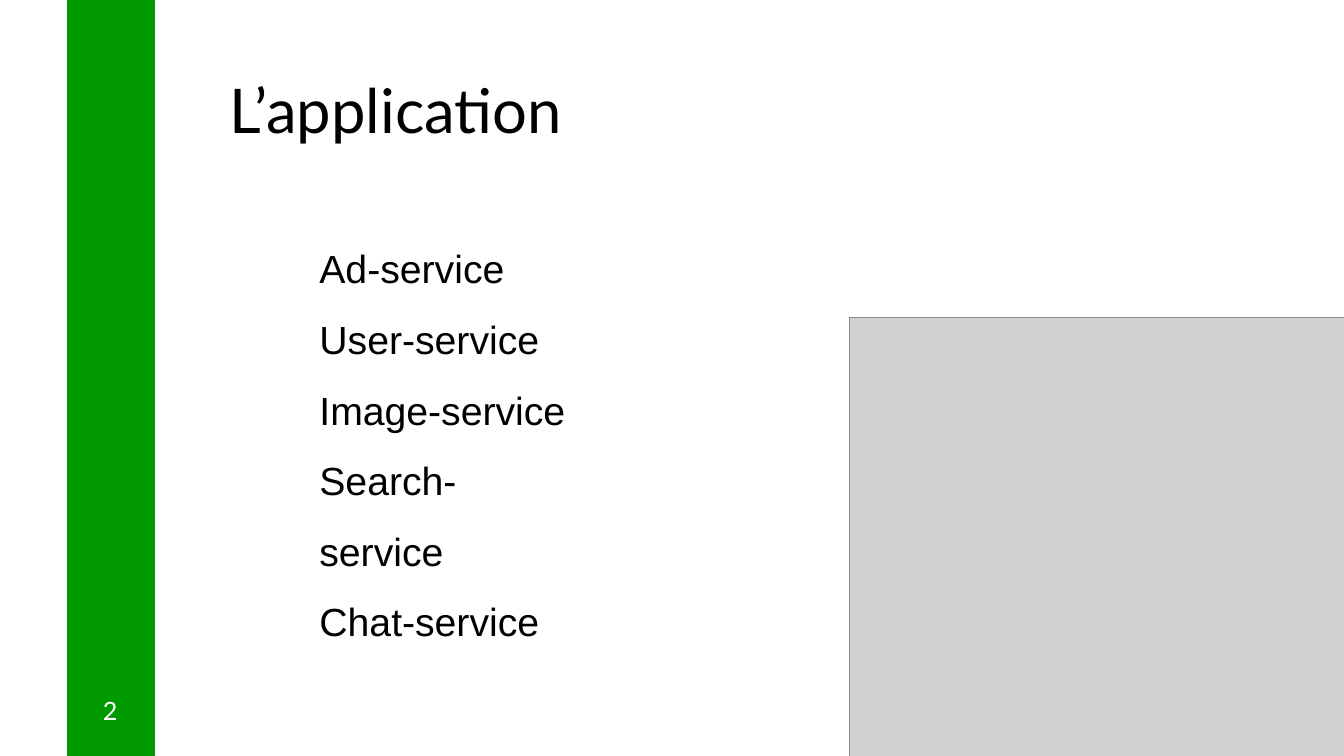
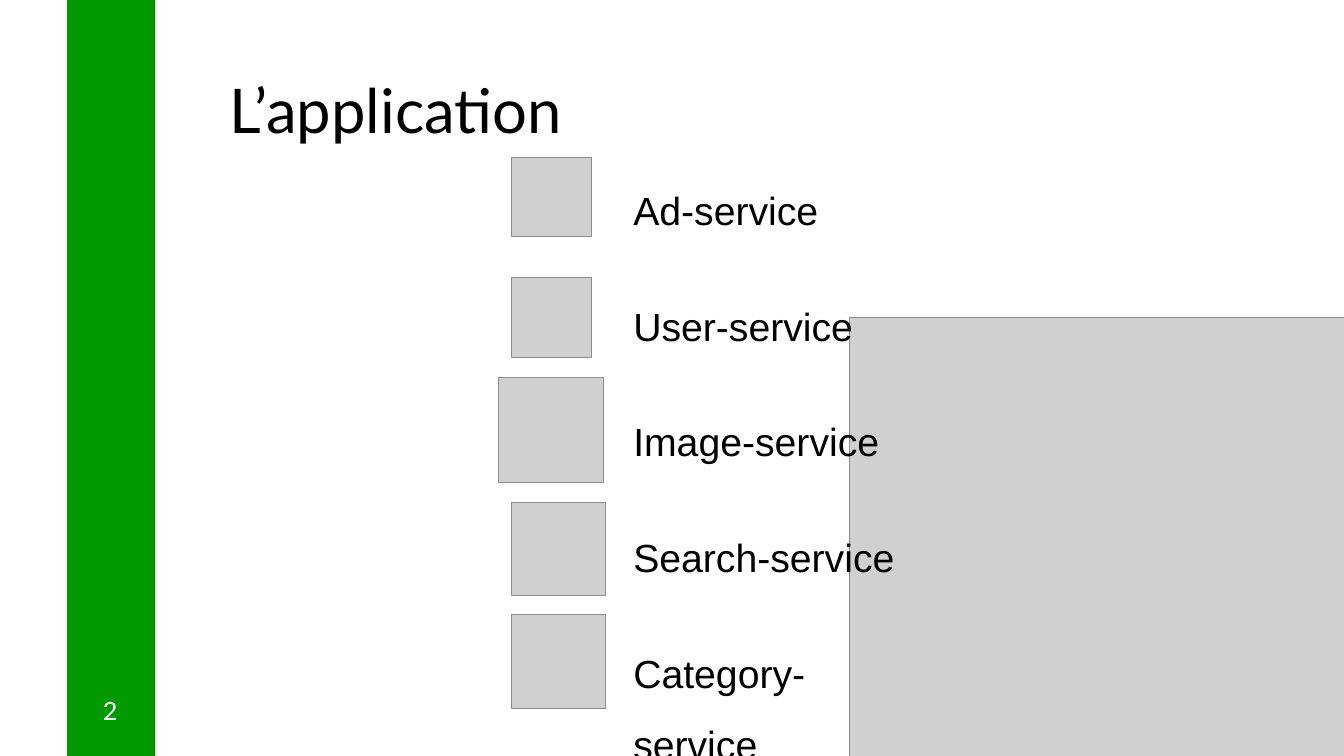
Before and after one commit to unige-pinfo-2019/PInfo2, a slide deck: slide 2 of Docs/Presentation/Pres_2.pptx. Drawn at 1344x756 pixels with LibreOffice and Linux fonts; fonts in the diff are those of the drawing; grey boxes stand for pictures. Boxes give left, top, right and bottom in pixels: in the first picture for what was removed or moved away, otherwise in the second. Text is boxed around its words. In the diff, an @@ line names an element or a change of style, - is before the commit and + after.

```diff
--- a/Docs/Presentation/Pres_2.pptx
+++ b/Docs/Presentation/Pres_2.pptx
@@ picture added at (511,157,591,237) @@
@@ text "Ad-service": place and size @@
-text "Ad-service" at (319,254,565,637)
+text "Ad-service" at (633,196,894,696)
@@ picture added at (511,277,591,357) @@
@@ picture added at (499,378,604,483) @@
@@ picture added at (511,502,605,596) @@
@@ picture added at (511,615,605,709) @@
@@ text at (633,660,805,696): text changed @@
-Chat-service
+Category-service
```
Also in this commit, not shown: 5 other slides changed, 5 slides added, 2 slides removed, 1 other file.
